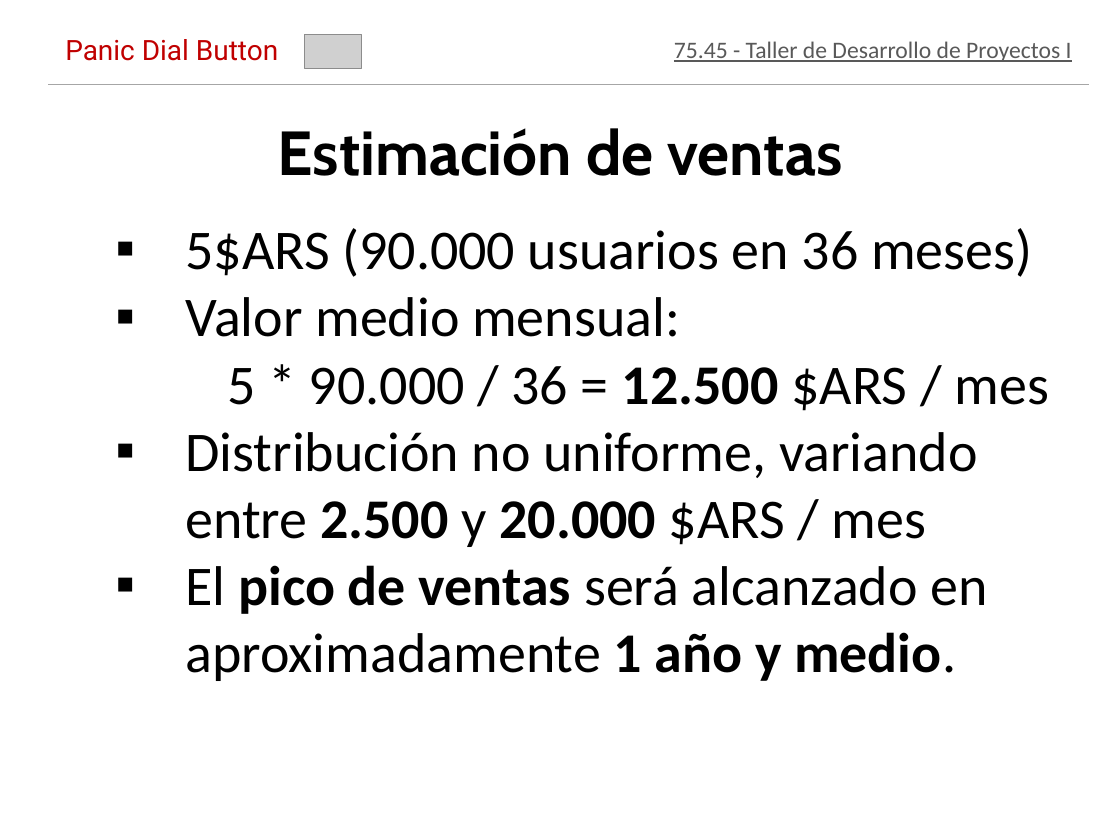
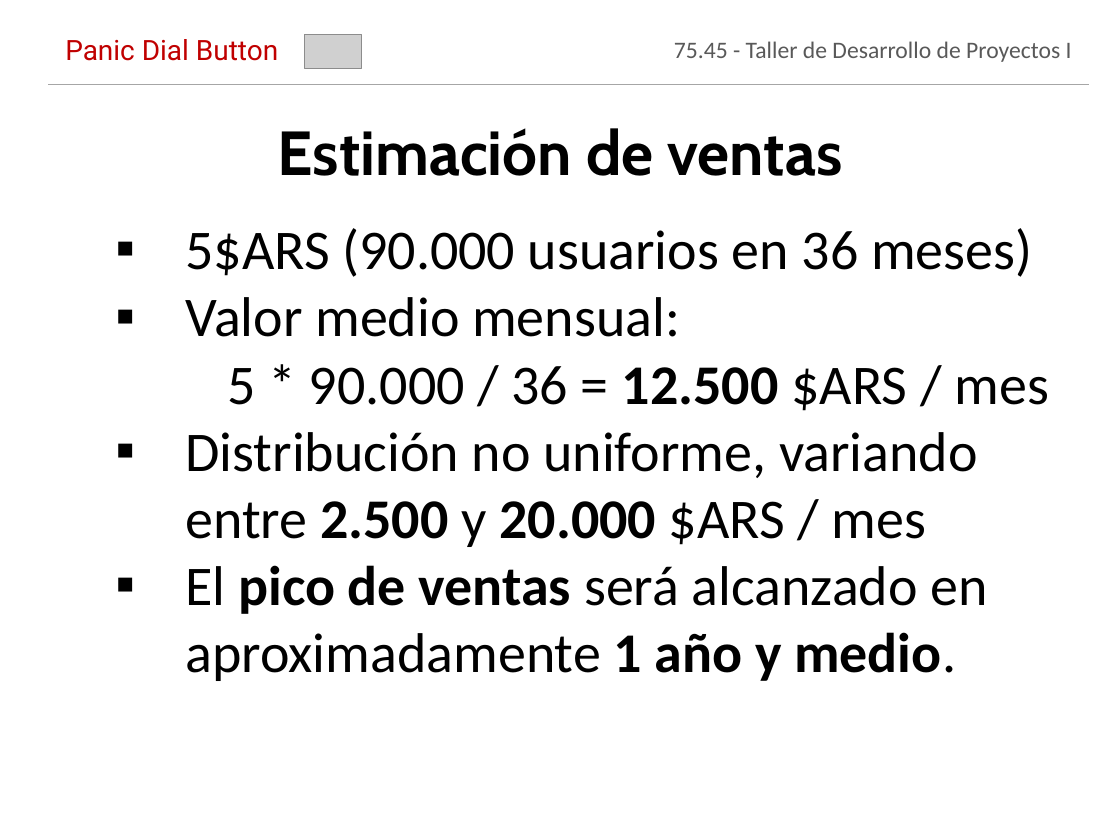
Before and after one commit to jmonetti/2012-1er-taller-de-desarrollo-de-proyectos-i, a slide deck: slide 18 of docs/Presentacion final/PresentacionFinal_V9.pptx. Drawn at 1120x840 pixels with LibreOffice and Linux fonts; fonts in the diff are those of the drawing; grey boxes stand for pictures; background and template pictures are left out. Boxes give left, top, right and bottom in pixels: in the first picture for what was removed or moved away, otherwise in the second. Text is boxed around its words. In the diff, an @@ line names an element or a change of style, - is before the commit and + after.

```diff
--- a/docs/Presentacion final/PresentacionFinal_V9.pptx
+++ b/docs/Presentacion final/PresentacionFinal_V9.pptx
@@ text "75.45 - Taller de Desarrollo ..." at (x1=674, y1=41, x2=1072, y2=62): underline off @@
```
Also in this commit, not shown: 17 other slides changed, 2 slides removed, 1 other file.
